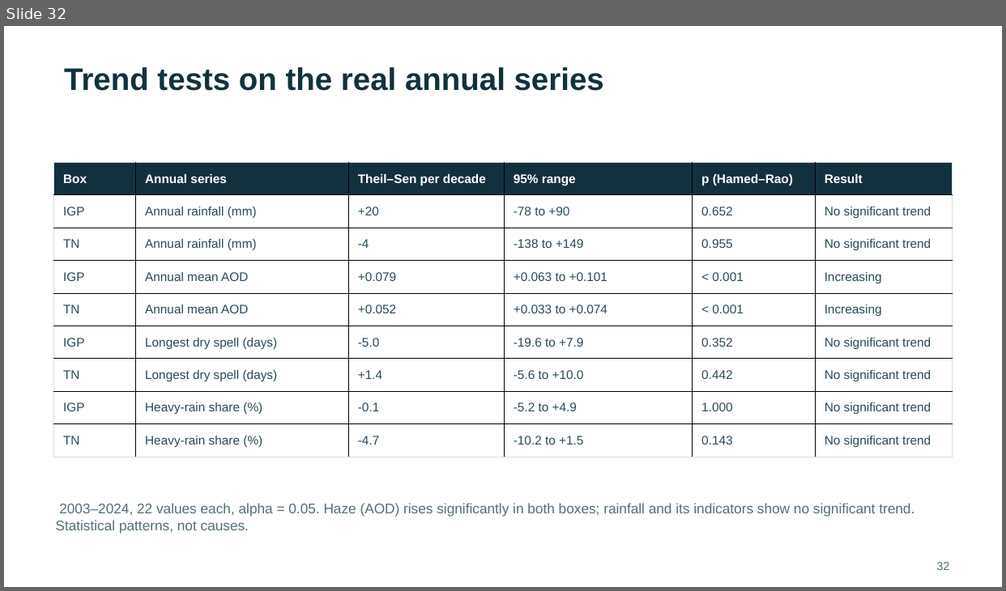
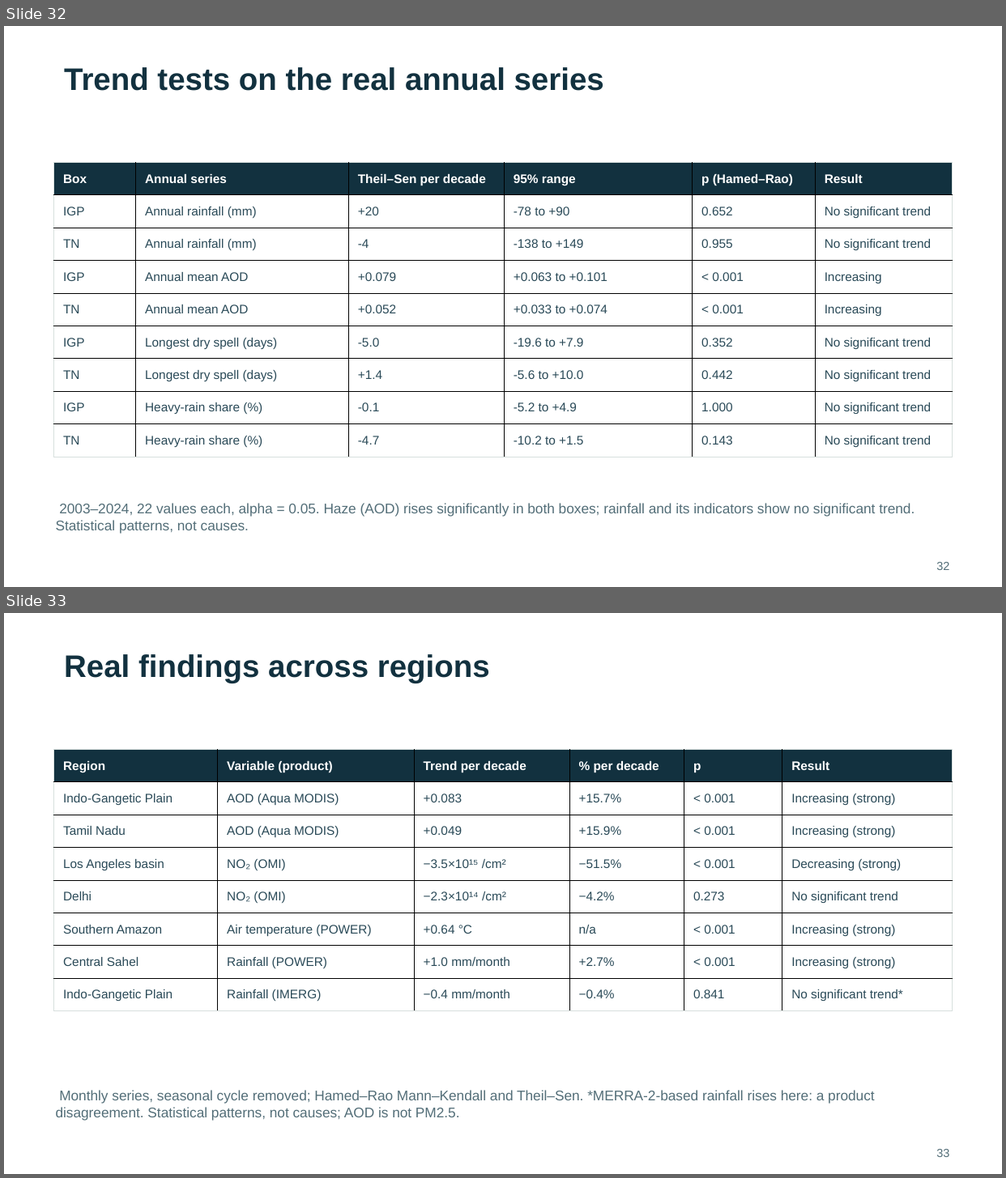
Before and after one commit to karpezton-a11y/test-nasa, a slide deck: research data/Sritharan_Observed_Research.pptx. Shown one above the other, each under a label of ours: slide 32 before the commit, slides 32 and 33 after it. The pictures are 1006x591 and 1006x1178 pixels, drawn with LibreOffice and Linux fonts; fonts in the diff are those of the drawing. Boxes give left, top, right and bottom in pixels: in the first picture for what was removed or moved away, otherwise in the second. Text is boxed around its words. In the diff, an @@ line names an element or a change of style, - is before the commit and + after.

```diff
--- a/research data/Sritharan_Observed_Research.pptx
+++ b/research data/Sritharan_Observed_Research.pptx
@@ slide 33 added at [4, 613, 1002, 1174], background #FFFFFF @@
@@ text added at [64, 654, 490, 683], 30 pt, text #12313F, bold @@
+Real findings across regions
@@ table added at [54, 749, 953, 1012], 8 rows, 6 columns @@
+Region | Variable (product) | Trend per decade | % per decade | p | Result
+Indo-Gangetic Plain | AOD (Aqua MODIS) | +0.083 | +15.7% | < 0.001 | Increasing (strong)
+Tamil Nadu | AOD (Aqua MODIS) | +0.049 | +15.9% | < 0.001 | Increasing (strong)
+Los Angeles basin | NO₂ (OMI) | −3.5×10¹⁵ /cm² | −51.5% | < 0.001 | Decreasing (strong)
+Delhi | NO₂ (OMI) | −2.3×10¹⁴ /cm² | −4.2% | 0.273 | No significant trend
+Southern Amazon | Air temperature (POWER) | +0.64 °C | n/a | < 0.001 | Increasing (strong)
+Central Sahel | Rainfall (POWER) | +1.0 mm/month | +2.7% | < 0.001 | Increasing (strong)
+Indo-Gangetic Plain | Rainfall (IMERG) | −0.4 mm/month | −0.4% | 0.841 | No significant trend*
@@ text added at [56, 1090, 875, 1121], 13.5 pt, text #536E78 @@
+Monthly series, seasonal cycle removed; Hamed–Rao Mann–Kendall and Theil–Sen. *MERRA-2-based rainfall rises here: a product disagreement. Statistical patterns, not causes; AOD is not PM2.5.
@@ text added at [936, 1149, 949, 1157], 11.2 pt, text #536E78 @@
+33
```
Also in this commit, not shown: 2 slides changed, 2 other files.
